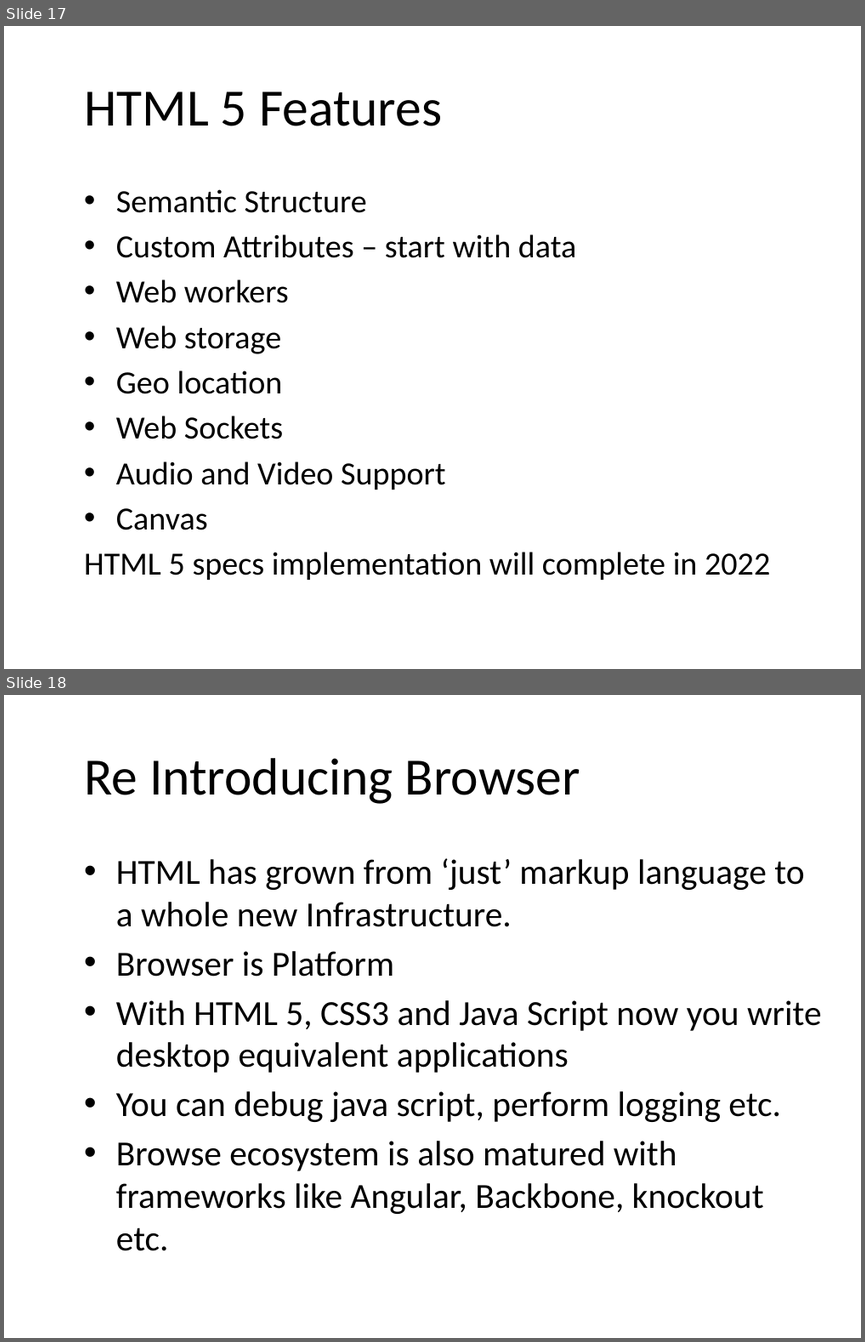
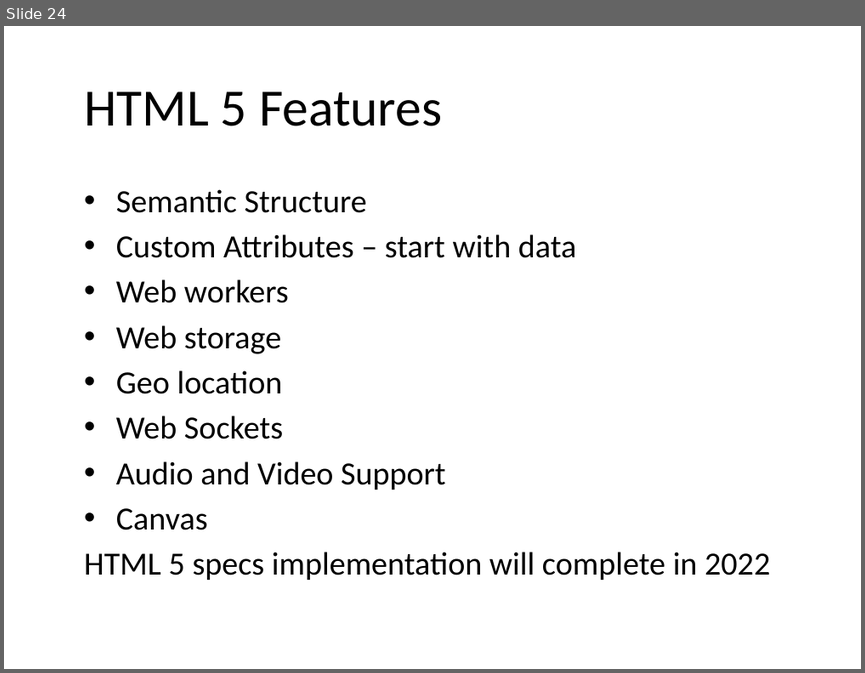
Before and after one commit to punchouty/accessibility, a slide deck: ppt/aria.pptx. Shown one above the other, each under a label of ours: slides 17 and 18 before the commit, slide 24 after it. The pictures are 865x1342 and 865x673 pixels, drawn with LibreOffice and Linux fonts; fonts in the diff are those of the drawing; background and template pictures are left out. Boxes give left, top, right and bottom in pixels: in the first picture for what was removed or moved away, otherwise in the second. Text is boxed around its words. In the diff, an @@ line names an element or a change of style, - is before the commit and + after.

```diff
--- a/ppt/aria.pptx
+++ b/ppt/aria.pptx
@@ slide 18 removed at (4,695,861,1338), background picture (left out) @@
@@ title removed at (84,758,580,804) @@
-Re Introducing Browser
@@ text removed at (116,858,822,1251) @@
-• HTML has grown from ‘just’ markup language to a whole new Infrastructure.
-• Browser is Platform
-• With HTML 5, CSS3 and Java Script now you write desktop equivalent applications
-• You can debug java script, perform logging etc.
-• Browse ecosystem is also matured with frameworks like Angular, Backbone, knockout etc.
@@ what was slide 17 is now slide 24 @@
```
Also in this commit, not shown: 14 slides changed, 9 slides added, 1 other slide removed, 10 other files.
